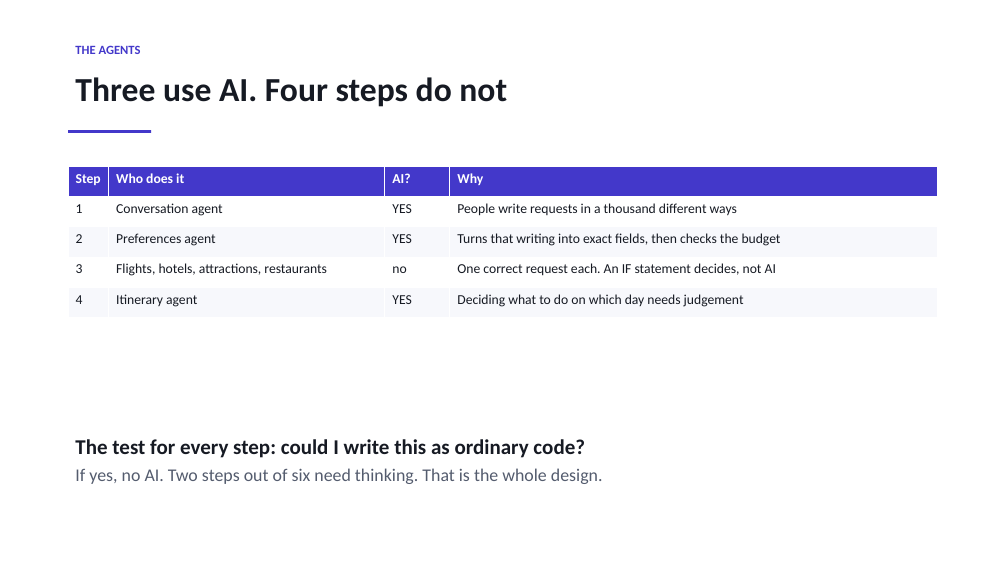
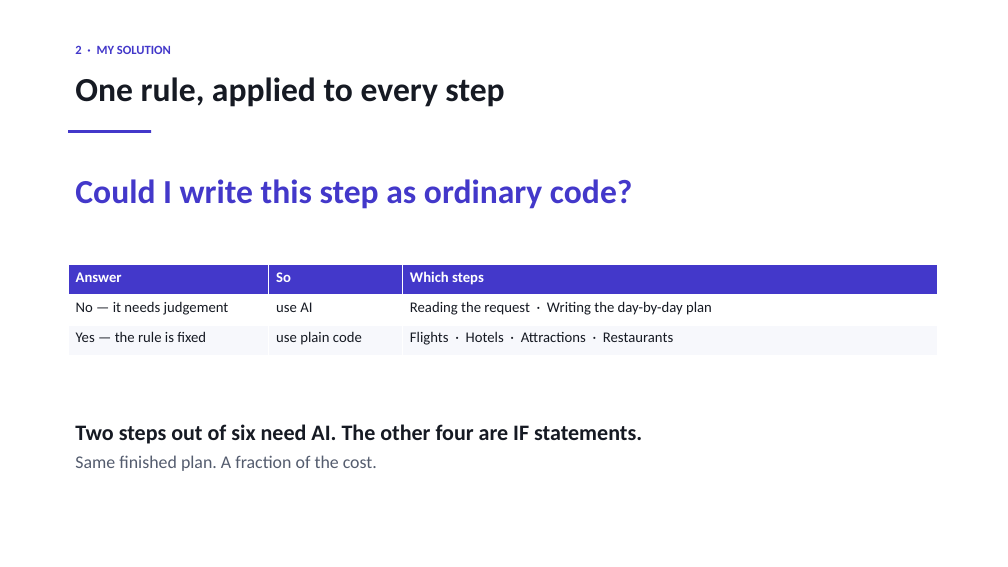
Before and after one commit to sherali143/Trip-Planner, a slide deck: slide 3 of submission/CMP7200_Viva_Presentation.pptx (slide 5 before the commit). Drawn at 1008x567 pixels with LibreOffice and Linux fonts; fonts in the diff are those of the drawing. Boxes give left, top, right and bottom in pixels: in the first picture for what was removed or moved away, otherwise in the second. Text is boxed around its words. In the diff, an @@ line names an element or a change of style, - is before the commit and + after.

Commit message:
Rebuild the viva deck around what a supervisor needs to follow
15 numbered slides, 619 words, 41 a slide. Shorter than before and every slide
now carries one specific thing rather than a general point.

Five slides are new or rebuilt around detail that existed in the project and had
never been shown.

AGENTS AND THEIR TOOLS gives the exact counts per version, read off the code:
the hotel agent held 8 tools and 10 loop steps in B, one tool and three steps in
C, and does not exist in D. Twenty tool slots down to four. That table is the
cost argument in one picture, because every loop step re-sends every tool
description the agent holds.

WHAT THE USER SEES uses a new figure of the web page - the four form groups, the
seven live steps colour-coded by whether they use AI, and the six result tabs.
Drawn rather than screenshotted, because a screenshot is one run at one window
width, and the layout validator checks it at 300 dpi like every other figure.

HOW A TOOL CALL WORKS states the benefit plainly: inputs checked against a schema
before they reach an API, and every reply saved so the same request is never
bought twice.

BUDGET: DIVIDING THE MONEY shows what changes when the traveller says "a luxury
stay" versus "I can compromise", which is the feature the supervisor asked for and
the deck never mentioned.

BUDGET: IS THE TRIP EVEN POSSIBLE shows the refusal with its reasoning - asked
for $800, floor is $837, refused - and every one of those figures is now computed
from the scenario file and the cost model at build time. They were typed when I
first drafted the slide, which is exactly the thing this project spent a
perturbation proof forbidding.

Wording rewritten throughout into what a person would say out loud: "When is AI
worth paying for?", "Could I write this step as ordinary code?", "Use AI where a
step needs thinking. Everywhere else, it is just a bill."

9/9 figures valid, 403 tests, all three documents rebuilt, no API calls.

```diff
--- a/submission/CMP7200_Viva_Presentation.pptx
+++ b/submission/CMP7200_Viva_Presentation.pptx
@@ text at box(75, 45, 171, 54): text changed @@
-THE AGENTS
+2 · MY SOLUTION
@@ text at box(75, 77, 504, 107): text changed @@
-Three use AI. Four steps do not
+One rule, applied to every step
@@ table removed at box(68, 166, 938, 318), 5 rows, 4 columns @@
-Step | Who does it | AI? | Why
-1 | Conversation agent | YES | People write requests in a thousand different ways
-2 | Preferences agent | YES | Turns that writing into exact fields, then checks the budget
-3 | Flights, hotels, attractions, restaurants | no | One correct request each. An IF statement decides, not AI
-4 | Itinerary agent | YES | Deciding what to do on which day needs judgement
@@ text added at box(75, 179, 632, 209), 32 pt, text #4338CA, bold @@
+Could I write this step as ordinary code?
@@ table added at box(68, 265, 938, 355), 3 rows, 3 columns @@
+Answer | So | Which steps
+No — it needs judgement | use AI | Reading the request · Writing the day-by-day plan
+Yes — the rule is fixed | use plain code | Flights · Hotels · Attractions · Restaurants
@@ text at box(75, 424, 642, 471): text changed; size 17 to 21 pt; text colour #545C6E to #161A23; bold on @@
-The test for every step: could I write this as ordinary code?
-If yes, no AI. Two steps out of six need thinking. That is the whole design.
+Two steps out of six need AI. The other four are IF statements.
+Same finished plan. A fraction of the cost.
```
Also in this commit, not shown: 9 other slides changed, 5 slides added, 7 slides removed, 5 other files.
